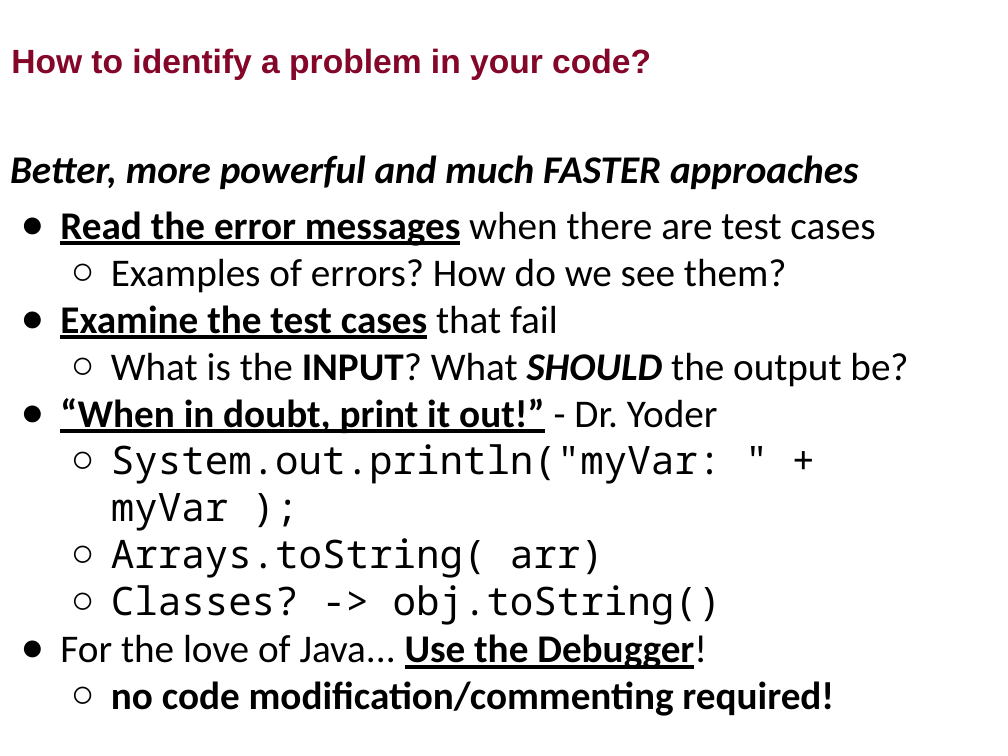
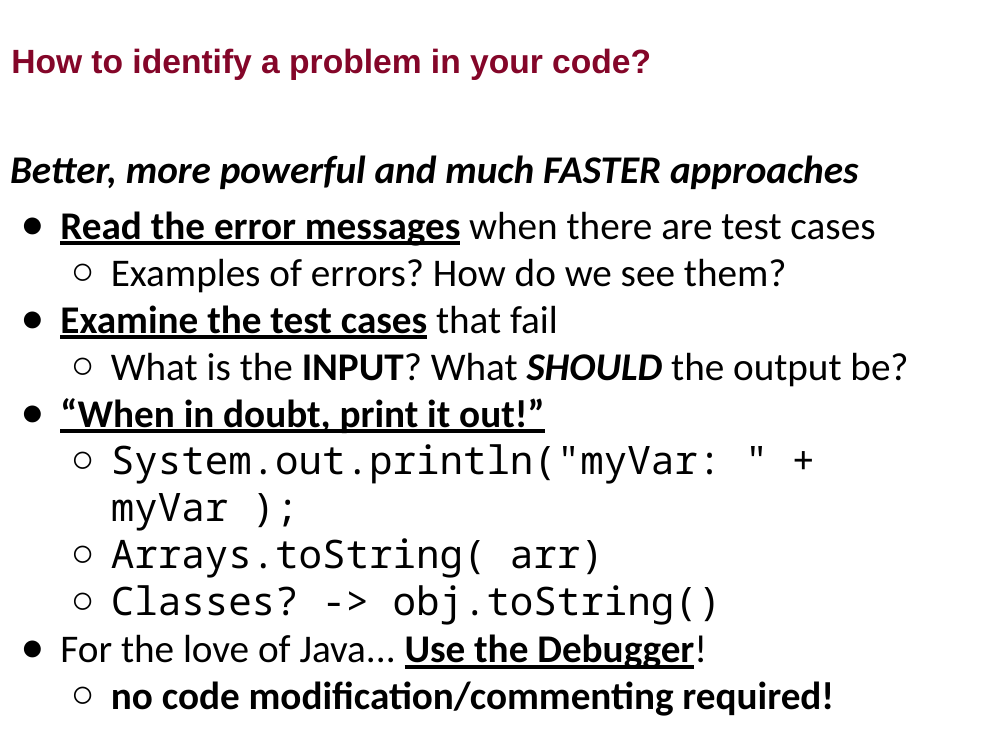
Before and after one commit to RHIT-CSSE/csse220, a slide deck: slide 3 of ClassMaterials/ObjectIntroAndMisc/Slides/Part2-UsingDebugger.pptx. Drawn at 1008x756 pixels with LibreOffice and Linux fonts; fonts in the diff are those of the drawing. Boxes give left, top, right and bottom in pixels: in the first picture for what was removed or moved away, otherwise in the second. Text is boxed around its words. In the diff, an @@ line names an element or a change of style, - is before the commit and + after.

```diff
--- a/ClassMaterials/ObjectIntroAndMisc/Slides/Part2-UsingDebugger.pptx
+++ b/ClassMaterials/ObjectIntroAndMisc/Slides/Part2-UsingDebugger.pptx
@@ text at (60,398,544,433): text changed @@
-● “When in doubt, print it out!” - Dr. Yoder
+● “When in doubt, print it out!”
```
Also in this commit, not shown: 3 other slides changed, 2 slides added, 2 other files.
